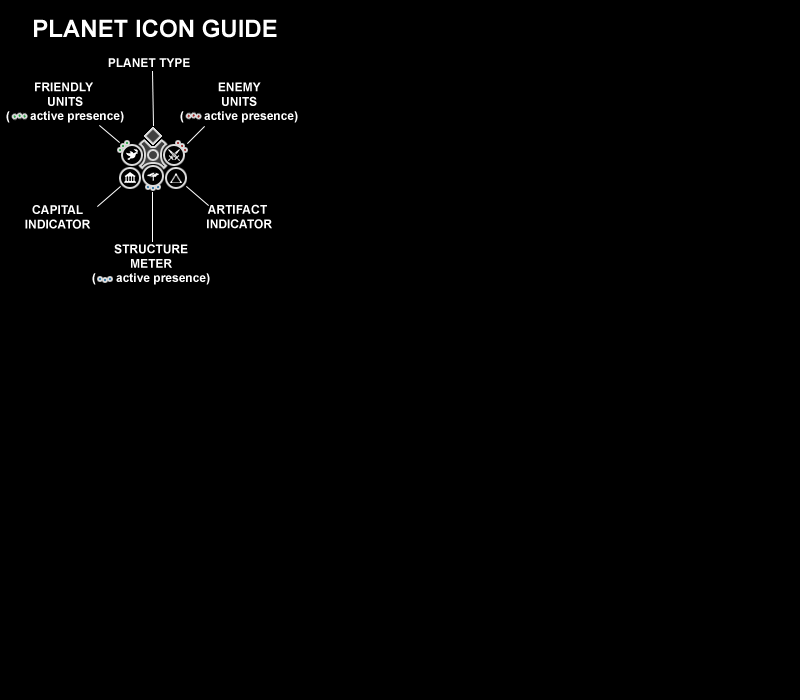
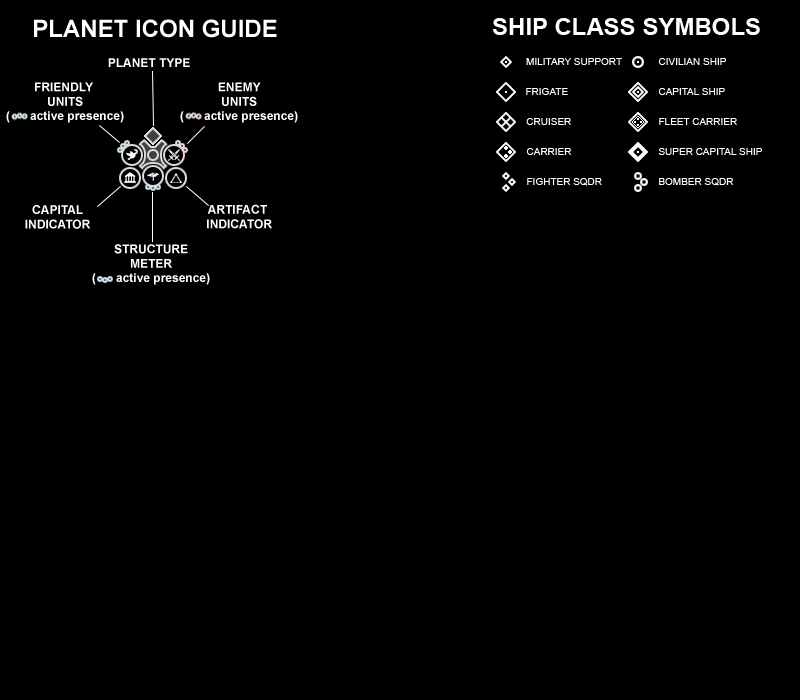
The second 800px x 700px image is a revision of the first. Changes to its layers:
added layer "Layer 14" above "Layer 13" over [634, 172, 648, 192]
added layer "Layer 13" above "Layer 12" over [502, 172, 516, 192]
added layer "Layer 12" above "Layer 11" over [632, 56, 644, 68]
added layer "Layer 11" above "Layer 10" over [628, 142, 648, 162]
added layer "Layer 10" above "CIVILIAN SHIP" over [628, 112, 648, 132]
added layer "CIVILIAN SHIP" above "CAPITAL SHIP" over [658, 58, 726, 65]
added layer "CAPITAL SHIP" above "FLEET CARRIER" over [658, 88, 725, 95]
added layer "FLEET CARRIER" above "SUPER CAPITAL SHIP" over [659, 118, 737, 125]
added layer "SUPER CAPITAL SHIP" above "BOMBER SQDR" over [658, 148, 762, 155]
added layer "BOMBER SQDR" above "FIGHTER SQDR" over [659, 178, 734, 186]
added layer "FIGHTER SQDR" above "CARRIER" over [527, 178, 602, 186]
added layer "CARRIER" above "CRUISER" over [526, 148, 572, 155]
added layer "CRUISER" above "FRIGATE" over [526, 118, 571, 125]
added layer "FRIGATE" above "MILITARY SUPPORT" over [526, 88, 568, 95]
added layer "MILITARY SUPPORT" above "Layer 9" over [526, 58, 622, 65]
added layer "Layer 9" above "Layer 8" over [628, 82, 648, 102]
added layer "Layer 8" above "Layer 7" over [496, 142, 516, 162]
added layer "Layer 7" above "Layer 6" over [496, 112, 516, 132]
added layer "Layer 6" above "Layer 5" over [496, 82, 516, 102]
added layer "Layer 5" above "SHIP CLASS SYMBOLS" over [500, 56, 512, 68]
added layer "SHIP CLASS SYMBOLS" above "Planet Icon Guide" over [492, 18, 760, 35]
added layer "Layer 4" (66%) above "Layer 3" over [492, 18, 762, 192]
